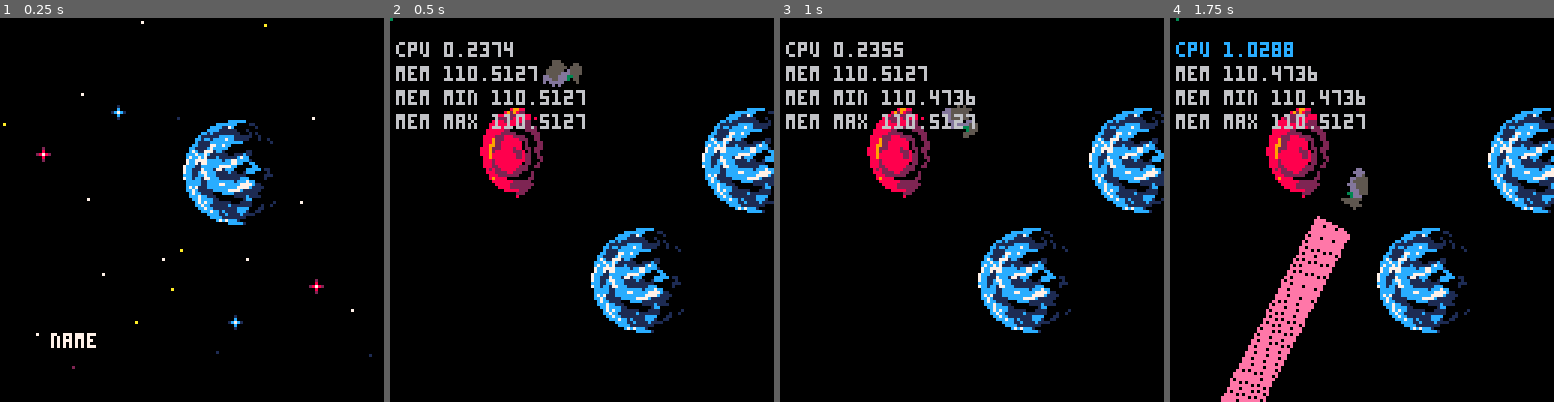
Above: before the commit, frames 1-4 (left to right).
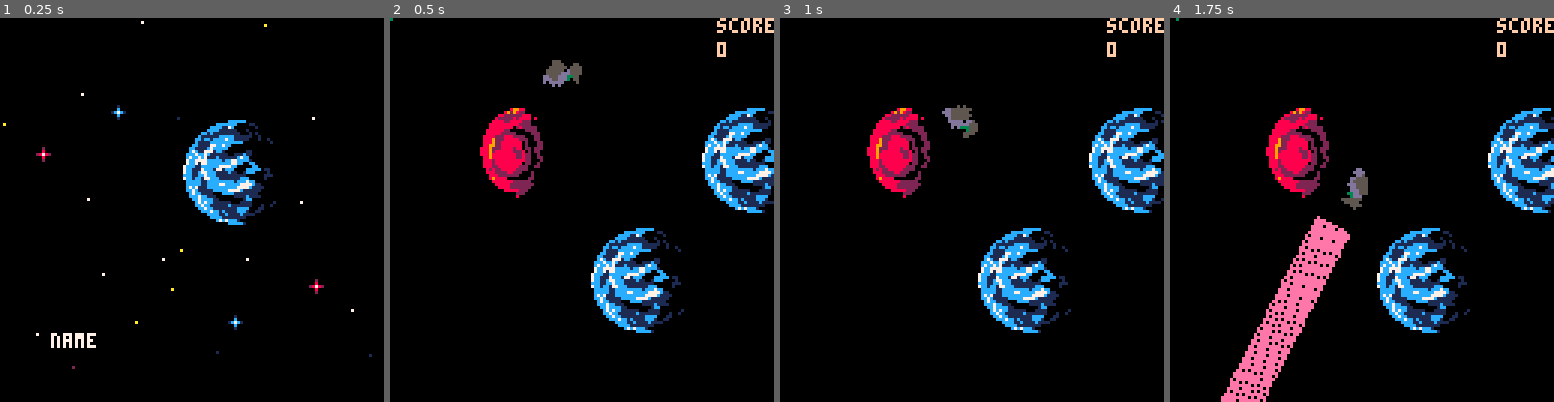
Above: after the commit, the same moments.

Repository: woofers/discord-jam-2
Game: PICO-8 cartridge discord-jam-2.p8
Same seed, same stepped clock (60 frames per second), same inputs: the game is played once before the commit and once after it.
Inputs:
- Up to frame 1 (0.25 s): no input
- Up to frame 2 (0.5 s): tap X (X key) at 0.33 s
- Up to frame 3 (1 s): tap O (Z key) at 0.7 s
- Up to frame 4 (1.75 s): tap X (X key) at 1.07 s; hold Right from 1.6 s (still down); tap O (Z key) at 1.7 s

Frame 1 is identical in both runs. In frame 2, 3.1% of the frame differs, in the area x 1-100%, y 0-29%; in frame 3, 3.1%; in frame 4, 3.1%.

Commit message:
Add score counter

Diff:
--- a/discord-jam-2.p8
+++ b/discord-jam-2.p8
@@ -94,6 +94,7 @@
    local fudge = 8
    local callback = function(i, old)
       if self.queue[i].x - fudge > x then
+         self.cursor -= 1
          return self.queue[old]
       end
       return nil
@@ -384,6 +385,15 @@
    self.color = (random(0, 2) == 1)
    self.alt = random(1, 3)
    self.size = planet_size()
+end
+
+function planet:score()
+   if self.size == 'large' then
+      return 20
+   elseif self.size == 'normal' then
+      return 40
+   end
+   return 80
 end
 
 function planet:radius()
@@ -464,6 +474,7 @@
    self:reset()
    self:change_planet()
    self.states = states
+   self.score = 0
    self.hit_x, self.hit_y = 0
 end
 
@@ -566,7 +577,12 @@
       if (0 <= self.r and self.r <= 180) then
          direction = 1
       end
+      local left = self.planets:remaining()
       self.planet = self.planets:hit_planet(hit_x, hit_y, direction)
+      self.score += self.planet:score()
+      local skipped = left - self.planets:remaining() - 1
+      self.score += 10 * skipped
+
    end
    local offset_x, offset_y = self.planet:offset()
    local spawn_new = function()
@@ -742,7 +758,8 @@
    reset_pallet()
    self.planets:render(dt)
    self.player:render(dt)
-   self:render_debug(dt)
+   print("score", self.player.x + 59, 0, 15)
+   print(self.player.score, self.player.x + 59, 8, 15)
 end
 
 function play:render_debug(dt)
Not shown, changed: assets/pico.png
